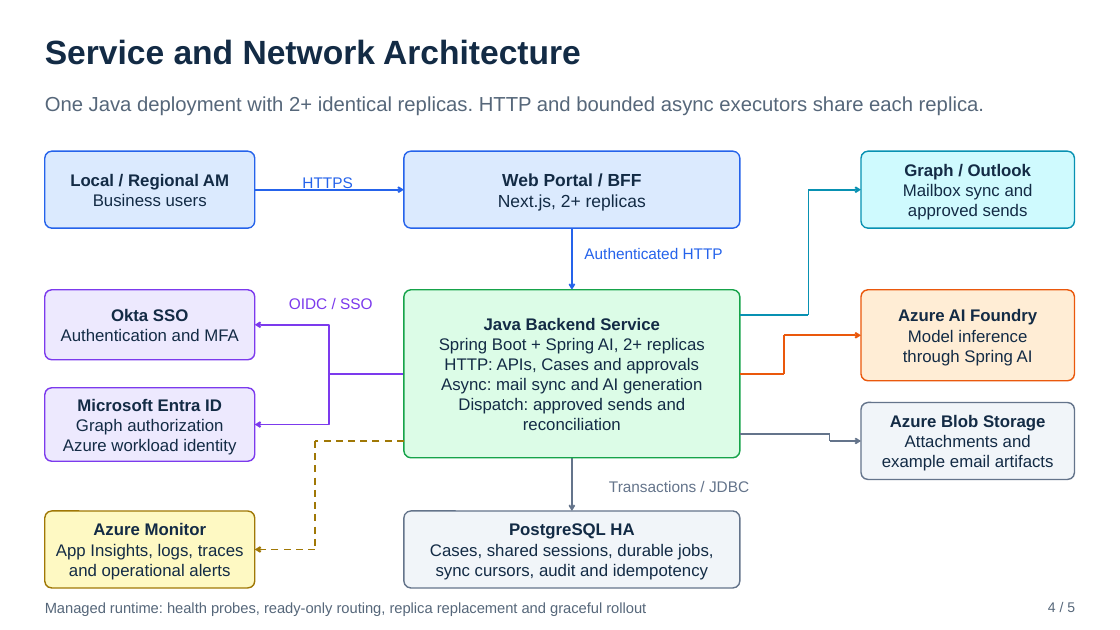
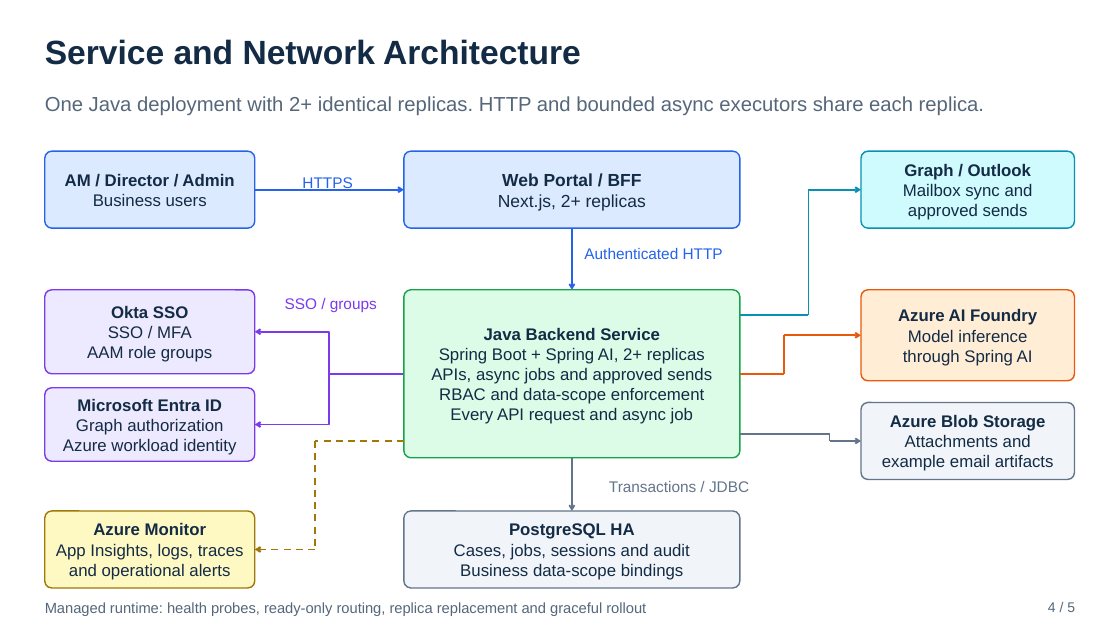
Before and after one commit to realAaronWu/aam, a slide deck: slide 4 of docs/presentations/aam-project-overview-mvp.pptx. Drawn at 1120x630 pixels with LibreOffice and Linux fonts; fonts in the diff are those of the drawing. Boxes give left, top, right and bottom in pixels: in the first picture for what was removed or moved away, otherwise in the second. Text is boxed around its words. In the diff, an @@ line names an element or a change of style, - is before the commit and + after.

Commit message:
docs: add fixed RBAC roles and scoped authorization to MVP design

```diff
--- a/docs/presentations/aam-project-overview-mvp.pptx
+++ b/docs/presentations/aam-project-overview-mvp.pptx
@@ text in rounded rectangle at bbox=[65, 174, 234, 186]: text changed @@
-Local / Regional AM
+AM / Director / Admin
@@ rounded rectangle "Okta SSO": place and size @@
-rounded rectangle "Okta SSO" at bbox=[45, 290, 255, 359]
+rounded rectangle "Okta SSO" at bbox=[45, 290, 255, 374]
@@ rounded rectangle "Okta SSO" at bbox=[45, 290, 255, 374]: proportions changed @@
@@ text at bbox=[285, 298, 377, 312]: text changed @@
-OIDC / SSO
+SSO / groups
@@ text in rounded rectangle at bbox=[87, 326, 212, 362]: text changed @@
-Authentication and MFA
+SSO / MFA
+AAM role groups
@@ elbow arrow moved from (404, 374) - (255, 325) to (404, 374) - (255, 332) @@
@@ text in rounded rectangle at bbox=[431, 348, 712, 424]: text changed @@
-Spring Boot + Spring AI, 2+ replicas
-HTTP: APIs, Cases and approvals
-Async: mail sync and AI generation
-Dispatch: approved sends and reconciliation
+Spring Boot + Spring AI, 2+ replicas
+APIs, async jobs and approved sends
+RBAC and data-scope enforcement
+Every API request and async job
@@ text in rounded rectangle at bbox=[454, 544, 689, 580]: text changed @@
-Cases, shared sessions, durable jobs,
-sync cursors, audit and idempotency
+Cases, jobs, sessions and audit
+Business data-scope bindings
```
Also in this commit, not shown: 3 other slides changed, 2 other files.
